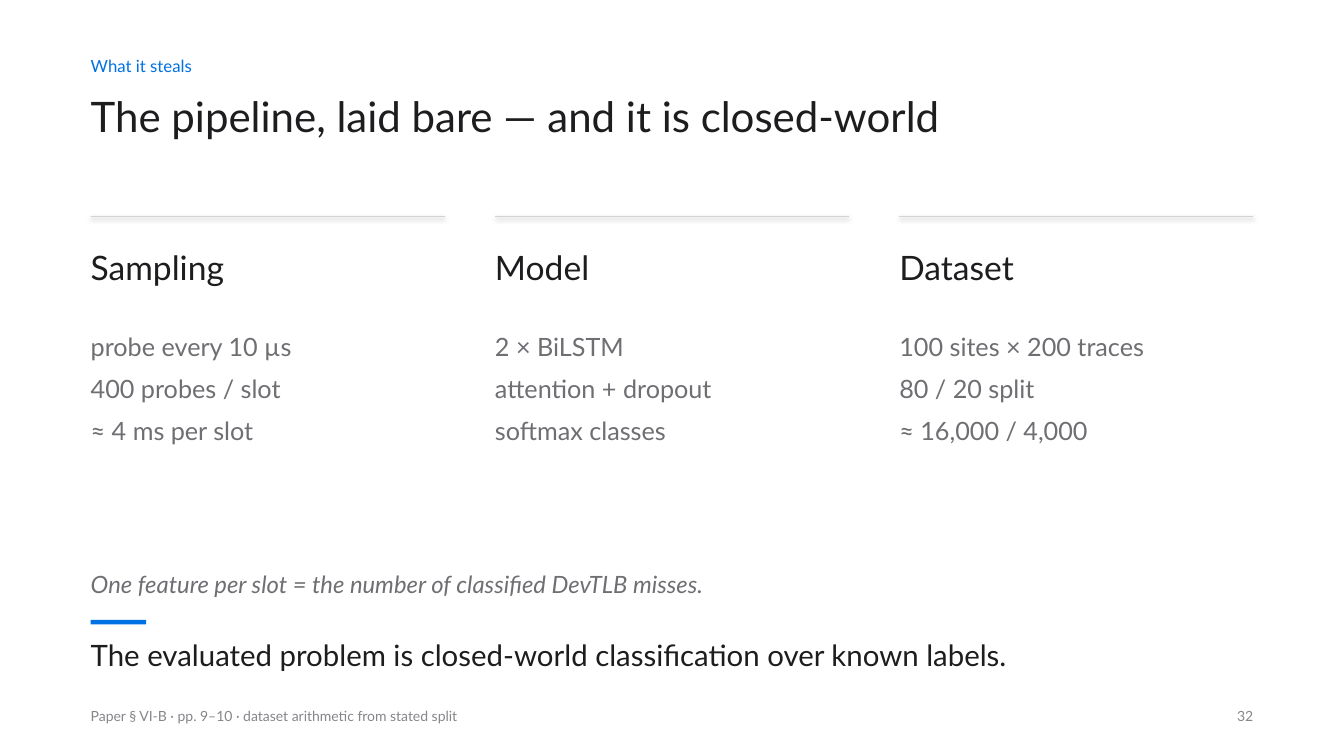
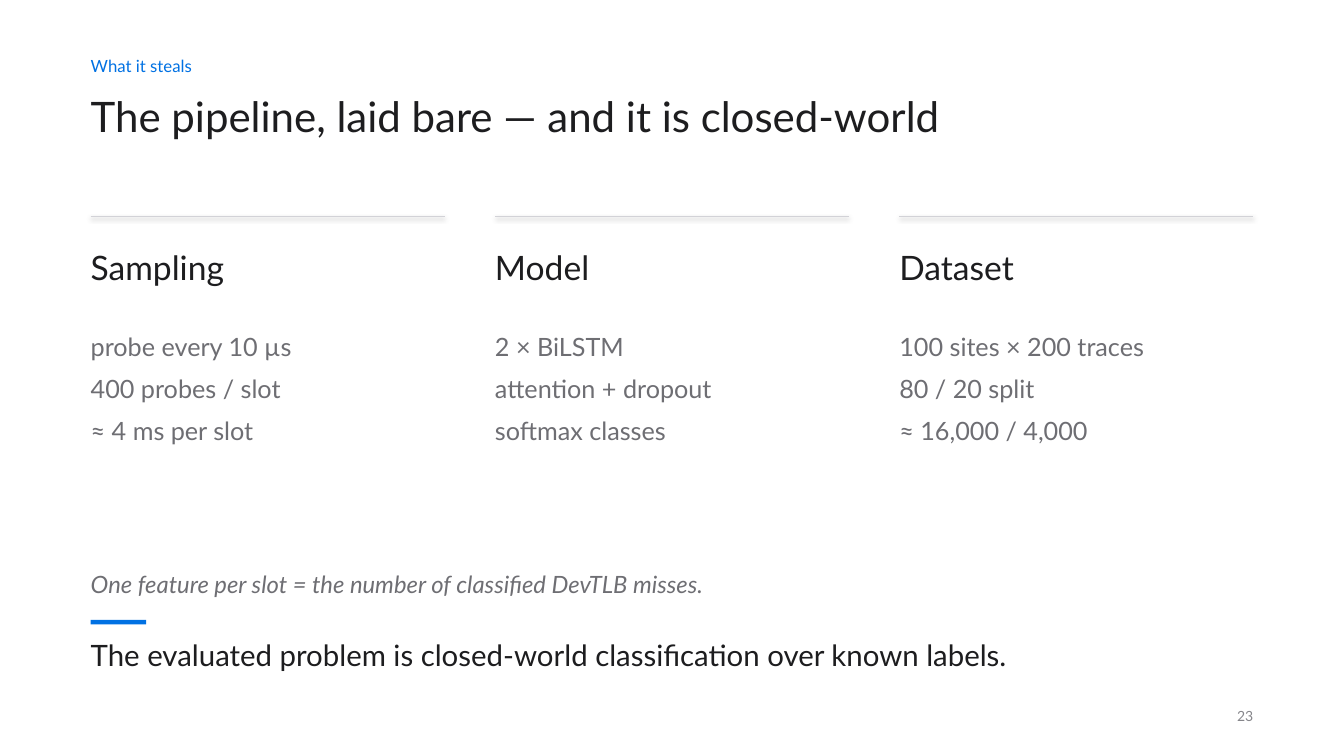
Before and after one commit to siddharthbc/Microarch-presentation, a slide deck: slide 23 of deck_v2/output/DSASSASSIN_v2.pptx (slide 32 before the commit). Drawn at 1344x756 pixels with LibreOffice and Linux fonts; fonts in the diff are those of the drawing. Boxes give left, top, right and bottom in pixels: in the first picture for what was removed or moved away, otherwise in the second. Text is boxed around its words. In the diff, an @@ line names an element or a change of style, - is before the commit and + after.

```diff
--- a/deck_v2/output/DSASSASSIN_v2.pptx
+++ b/deck_v2/output/DSASSASSIN_v2.pptx
@@ text removed at [91, 711, 458, 724] @@
-Paper § VI-B · pp. 9–10 · dataset arithmetic from stated split
@@ text at [1237, 711, 1253, 721]: text changed @@
-32
+23
```
Also in this commit, not shown: 37 other slides changed, 5 slides added, 22 slides removed, 54 other files.
